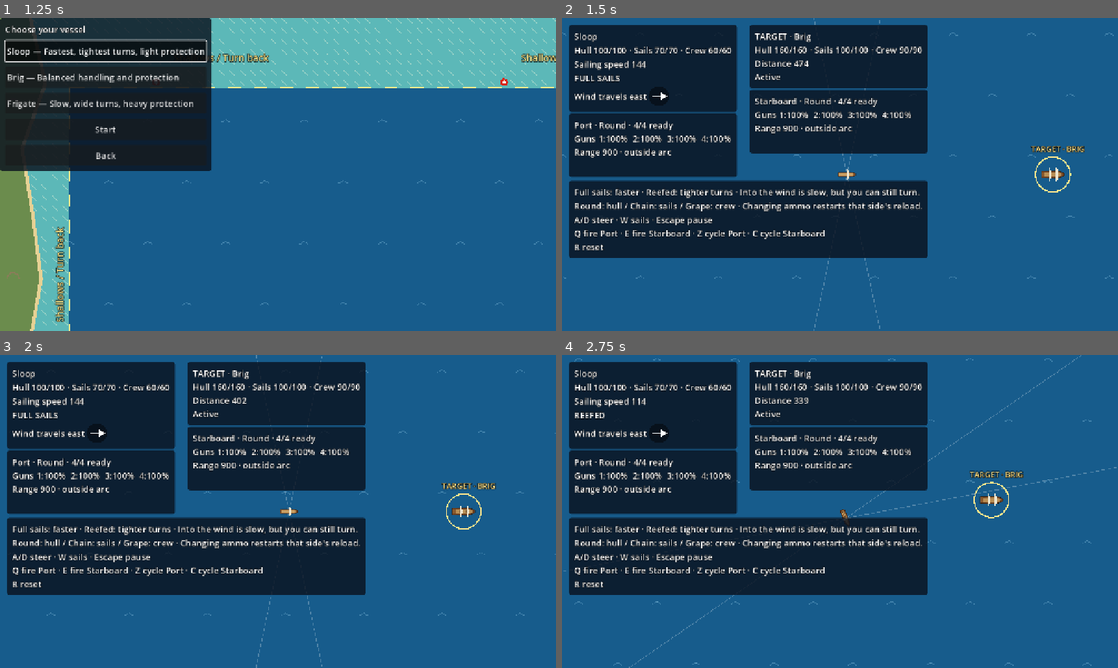
Above: before the commit, frames 1-4 (two rows, left to right).
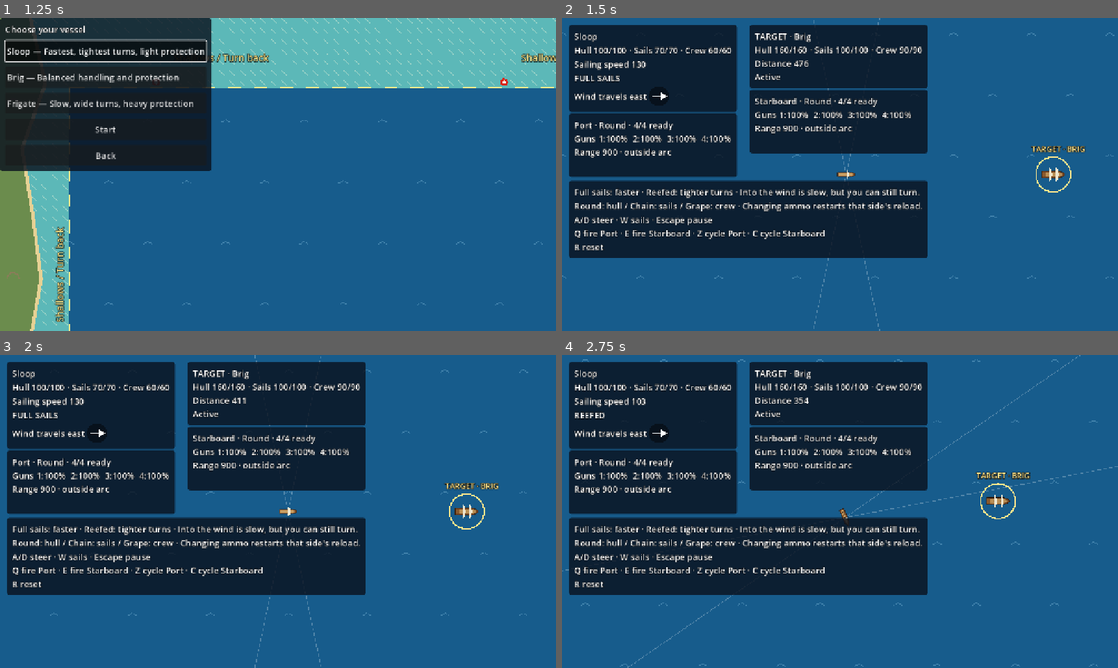
Above: after the commit, the same moments.

Repository: dnldxn/tortuga
Game: Godot game, scene res://main.tscn
The game is run twice, just before and just after one commit, with the same random seed, the same clock (stepped at 60 frames per second) and the same inputs.
Inputs (mouse positions are in pixels of both pictures, inside the frame that each line leads up to):
- Up to frame 1 (1.25 s): click "Target practice" at 0.5 s
- Up to frame 2 (1.5 s): click "Start" at 1.25 s
- Up to frame 3 (2 s): no input
- Up to frame 4 (2.75 s): tap Enter at 2 s; move the mouse to (962, 495) at 2.02 s; hold D (turn_right) from 2.03 s (still down); hold W (toggle_sails) from 2.03 s (still down); click (962, 495) at 2.17 s

Frame 1 is identical in both runs. In frame 2, 0.5% of the frame differs, in the area x 0-100%, y 0-100%; in frame 3, 0.8%; in frame 4, 1.3%.

Commit message:
Slow ships and projectiles by 10%
Scale vessel full_speed and ammo speed by 0.9; ranges unchanged, so
flight times grow ~11%. Update pinned test fixtures.

Co-Authored-By: Claude Opus 5.5 (1M context) <noreply@anthropic.com>
Claude-Session: https://claude.ai/code/session_01P7D26ZtDHoyjgm6o2MBpNQ

Diff:
--- a/game/sim/definitions.gd
+++ b/game/sim/definitions.gd
@@ -8,21 +8,21 @@
 	"sloop": {
 		"display_name": "Sloop",
 		"description": "Fastest, tightest turns, light protection",
-		"full_speed": 180.0, "turn_rate": 1.2,
+		"full_speed": 162.0, "turn_rate": 1.2,
 		"hull": 100.0, "sails": 70.0, "crew": 60.0,
 		"guns_per_side": 4, "base_reload": 7.0, "radius": 22.0,
 	},
 	"brig": {
 		"display_name": "Brig",
 		"description": "Balanced handling and protection",
-		"full_speed": 145.0, "turn_rate": 0.85,
+		"full_speed": 130.5, "turn_rate": 0.85,
 		"hull": 160.0, "sails": 100.0, "crew": 90.0,
 		"guns_per_side": 6, "base_reload": 8.0, "radius": 28.0,
 	},
 	"frigate": {
 		"display_name": "Frigate",
 		"description": "Slow, wide turns, heavy protection",
-		"full_speed": 110.0, "turn_rate": 0.6,
+		"full_speed": 99.0, "turn_rate": 0.6,
 		"hull": 240.0, "sails": 140.0, "crew": 140.0,
 		"guns_per_side": 8, "base_reload": 9.0, "radius": 34.0,
 	},
@@ -76,9 +76,9 @@
 
 ## Each ammo type damages exactly one track. Speed in units/s, range in units.
 const AMMO := {
-	"round": {"display_name": "Round", "range": 900.0, "speed": 600.0, "damage": 8.0, "track": "hull"},
-	"chain": {"display_name": "Chain", "range": 600.0, "speed": 500.0, "damage": 6.0, "track": "sails"},
-	"grape": {"display_name": "Grape", "range": 300.0, "speed": 450.0, "damage": 5.0, "track": "crew"},
+	"round": {"display_name": "Round", "range": 900.0, "speed": 540.0, "damage": 8.0, "track": "hull"},
+	"chain": {"display_name": "Chain", "range": 600.0, "speed": 450.0, "damage": 6.0, "track": "sails"},
+	"grape": {"display_name": "Grape", "range": 300.0, "speed": 405.0, "damage": 5.0, "track": "crew"},
 }
 const AMMO_CYCLE: Array[String] = ["round", "chain", "grape"]
 const SIDES: Array[String] = ["port", "starboard"]  # port = heading - PI/2, starboard = heading + PI/2
--- a/game/tests/test_contact.gd
+++ b/game/tests/test_contact.gd
@@ -204,8 +204,8 @@
 		var sim = _sim_with([a, b, c], reverse)
 		sim.result = {}  # plan 03: a resolved result freezes stepping; test the live path
 		sim.step(DT, {})
-		t.near(sim.ships[1]["speed"], 144.0, 1e-4, "step: contact keeps requested downwind speed (reverse=%s)" % reverse)
-		t.near(sim.ships[2]["speed"], 21.6, 1e-4, "step: contact keeps requested upwind speed (reverse=%s)" % reverse)
+		t.near(sim.ships[1]["speed"], 129.6, 1e-4, "step: contact keeps requested downwind speed (reverse=%s)" % reverse)
+		t.near(sim.ships[2]["speed"], 19.44, 1e-4, "step: contact keeps requested upwind speed (reverse=%s)" % reverse)
 		t.check(sim.ships[1]["heading"] == 0.0 and absf(sim.ships[2]["heading"]) == PI, "step: contact keeps headings (reverse=%s)" % reverse)
 		t.check(_worst_penetration(_active(sim)) <= TOL, "step: resolved contact (reverse=%s)" % reverse)
 		t.check(sim.ships[3] == c, "step: inactive ships untouched (reverse=%s)" % reverse)
@@ -213,7 +213,7 @@
 	out.result = {}  # plan 03: a resolved result freezes stepping; test the live path
 	out.step(DT, {})
 	t.check(out.ships[1]["position"] == _edge("sloop", Vector2.RIGHT), "step: ship sailing into wall stays on safe bound")
-	t.near(out.ships[1]["speed"], 144.0, 1e-4, "step: wall-blocked ship keeps requested speed")
+	t.near(out.ships[1]["speed"], 129.6, 1e-4, "step: wall-blocked ship keeps requested speed")
 
 
 ## Ship at the west bound facing out (west): turn inward 180 ticks, neutral 420 ticks.
--- a/game/tests/test_projectile_damage.gd
+++ b/game/tests/test_projectile_damage.gd
@@ -112,7 +112,7 @@
 
 
 func _test_travel(t) -> void:
-	for c in [["round", 900.0, 90], ["chain", 600.0, 72], ["grape", 300.0, 40]]:
+	for c in [["round", 900.0, 100], ["chain", 600.0, 80], ["grape", 300.0, 45]]:
 		var sim = _sim_with([_ship(1, 0, "sloop", Vector2(2500, 2100))])
 		sim.ships[1]["weapons"]["port"] = {"ammo": c[0], "loads": [1.0, 0.0, 0.0, 0.0]}
 		sim.step(DT, {1: {"fire_port": true}})
@@ -301,7 +301,7 @@
 	# Chain brings sails 56 -> 50 (half): next tick speed uses .3+.7*.5 = .65.
 	var sim = _hit_brig("chain", [160.0, 56.0, 90.0])
 	sim.step(DT, {})
-	t.near(sim.ships[2]["speed"], 145.0 * 0.8 * 0.65, 1e-4, "half sails after chain: .65 speed scale")
+	t.near(sim.ships[2]["speed"], 130.5 * 0.8 * 0.65, 1e-4, "half sails after chain: .65 speed scale")
 	# Grape brings crew 50 -> 45 (half): this tick reloads at pre-damage crew, next at .625.
 	var brig := _ship(2, 1, "brig", Vector2(3000, 2100))
 	brig["crew"] = 50.0
--- a/game/tests/test_sailing.gd
+++ b/game/tests/test_sailing.gd
@@ -6,9 +6,9 @@
 const DT := 1.0 / 60.0
 
 const EXPECTED_VESSELS := {
-	"sloop": {"full_speed": 180.0, "turn_rate": 1.2, "hull": 100.0, "sails": 70.0, "crew": 60.0, "guns_per_side": 4, "base_reload": 7.0, "radius": 22.0},
-	"brig": {"full_speed": 145.0, "turn_rate": 0.85, "hull": 160.0, "sails": 100.0, "crew": 90.0, "guns_per_side": 6, "base_reload": 8.0, "radius": 28.0},
-	"frigate": {"full_speed": 110.0, "turn_rate": 0.6, "hull": 240.0, "sails": 140.0, "crew": 140.0, "guns_per_side": 8, "base_reload": 9.0, "radius": 34.0},
+	"sloop": {"full_speed": 162.0, "turn_rate": 1.2, "hull": 100.0, "sails": 70.0, "crew": 60.0, "guns_per_side": 4, "base_reload": 7.0, "radius": 22.0},
+	"brig": {"full_speed": 130.5, "turn_rate": 0.85, "hull": 160.0, "sails": 100.0, "crew": 90.0, "guns_per_side": 6, "base_reload": 8.0, "radius": 28.0},
+	"frigate": {"full_speed": 99.0, "turn_rate": 0.6, "hull": 240.0, "sails": 140.0, "crew": 140.0, "guns_per_side": 8, "base_reload": 9.0, "radius": 34.0},
 }
 
 
@@ -165,21 +165,21 @@
 
 
 func _test_speed_fixtures(t) -> void:
-	var cases := {0.0: 144.0, 45.0: 180.0, 90.0: 171.0, 180.0: 21.6}
+	var cases := {0.0: 129.6, 45.0: 162.0, 90.0: 153.9, 180.0: 19.44}
 	for deg in cases:
 		t.near(_tick(_sim("sloop", deg_to_rad(deg)))["speed"], cases[deg], 1e-4, "sloop speed at %s deg" % deg)
-	t.near(_tick(_sim(), {1: {"toggle_sails": true}})["speed"], 93.6, 1e-4, "sloop reefed downwind speed")
+	t.near(_tick(_sim(), {1: {"toggle_sails": true}})["speed"], 84.24, 1e-4, "sloop reefed downwind speed")
 
 
 func _test_sail_fractions(t) -> void:
-	var cases := {70.0: 144.0, 35.0: 93.6, 7.0: 53.28, 0.0: 0.0}
+	var cases := {70.0: 129.6, 35.0: 84.24, 7.0: 47.952, 0.0: 0.0}
 	for sails in cases:
 		var sim = _sim()
 		sim.ships[1]["sails"] = sails
 		t.near(_tick(sim)["speed"], cases[sails], 1e-4, "sloop speed with %s sails" % sails)
 	var over = _sim()
 	over.ships[1]["sails"] = 140.0
-	t.near(_tick(over)["speed"], 144.0, 1e-4, "sail fraction clamps above 1")
+	t.near(_tick(over)["speed"], 129.6, 1e-4, "sail fraction clamps above 1")
 
 
 func _test_turning(t) -> void:
@@ -230,10 +230,10 @@
 	for i in 59:
 		_tick(sim)
 	t.check(sim.ships[1]["reefed"] == true, "toggle once then 59 neutral ticks stays reefed")
-	t.near(sim.ships[1]["speed"], 93.6, 1e-4, "reefed speed persists")
+	t.near(sim.ships[1]["speed"], 84.24, 1e-4, "reefed speed persists")
 	_tick(sim, {1: {"toggle_sails": true}})
 	t.check(sim.ships[1]["reefed"] == false, "second toggle restores full sails")
-	t.near(sim.ships[1]["speed"], 144.0, 1e-4, "full sails speed restored")
+	t.near(sim.ships[1]["speed"], 129.6, 1e-4, "full sails speed restored")
 
 
 func _test_neutral_movement(t) -> void:
@@ -241,7 +241,7 @@
 	for i in 60:
 		_tick(sim)
 	var p: Vector2 = sim.ships[1]["position"]
-	t.near(p.x, 2500.0 + 144.0, 0.02, "60 neutral ticks move +144 x")
+	t.near(p.x, 2500.0 + 129.6, 0.02, "60 neutral ticks move +129.6 x")
 	t.near(p.y, 2100.0, 0.02, "60 neutral ticks keep y")
 
 
@@ -270,7 +270,7 @@
 
 func _test_upwind_recovery(t) -> void:
 	var sim = _sim("sloop", PI)
-	t.near(_tick(sim)["speed"], 21.6, 1e-4, "directly upwind speed")
+	t.near(_tick(sim)["speed"], 19.44, 1e-4, "directly upwind speed")
 	for i in 90:
 		_tick(sim, {1: {"turn": 1.0}})
 	t.near(sim.ships[1]["heading"], -PI + 90.0 * 0.02, 1e-6, "upwind steering keeps full rate")
--- a/game/tests/test_weapons.gd
+++ b/game/tests/test_weapons.gd
@@ -72,7 +72,7 @@
 # --- definitions / reload math -------------------------------------------------
 
 func _test_definitions(t) -> void:
-	var expected := {"round": [900.0, 600.0, 8.0, "hull"], "chain": [600.0, 500.0, 6.0, "sails"], "grape": [300.0, 450.0, 5.0, "crew"]}
+	var expected := {"round": [900.0, 540.0, 8.0, "hull"], "chain": [600.0, 450.0, 6.0, "sails"], "grape": [300.0, 405.0, 5.0, "crew"]}
 	for ammo in expected:
 		var a: Dictionary = Definitions.AMMO.get(ammo, {})
 		t.check([a.get("range"), a.get("speed"), a.get("damage"), a.get("track")] == expected[ammo], "%s ammo definition" % ammo)
